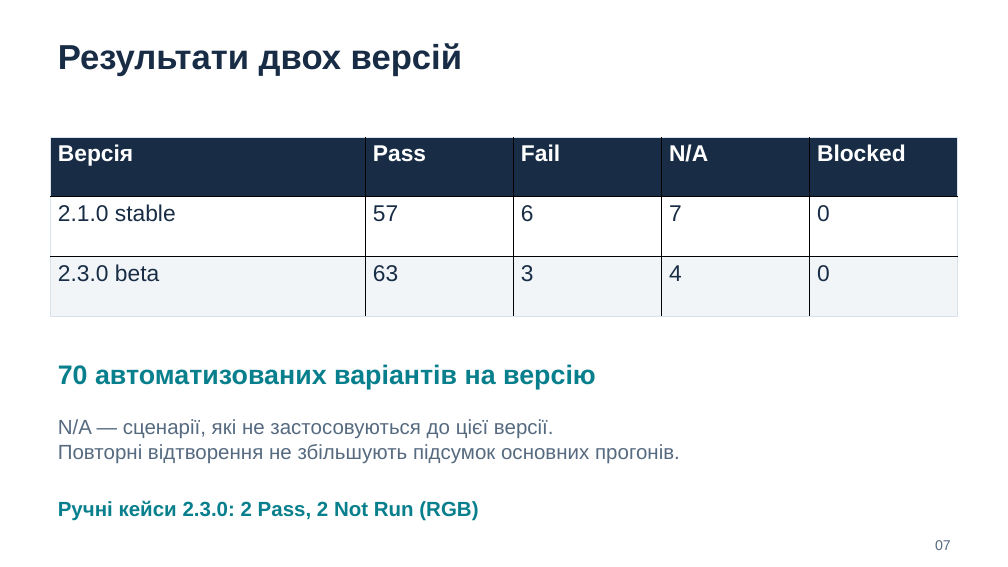
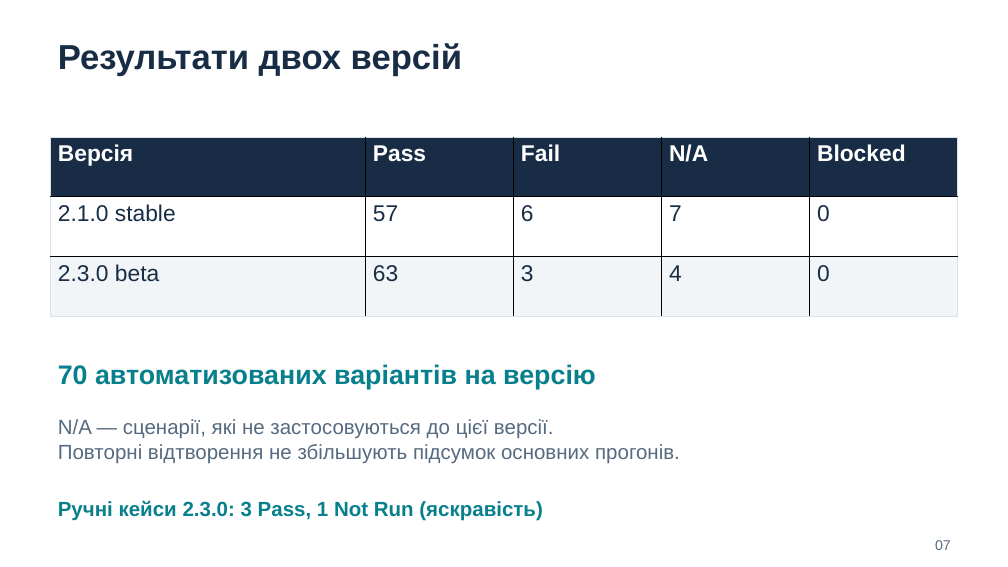
Before and after one commit to rpozniak/sentry-swm2-qa, a slide deck: slide 7 of docs/presentation/SENTRY_SWM2_QA.pptx. Drawn at 1008x567 pixels with LibreOffice and Linux fonts; fonts in the diff are those of the drawing. Boxes give left, top, right and bottom in pixels: in the first picture for what was removed or moved away, otherwise in the second. Text is boxed around its words. In the diff, an @@ line names an element or a change of style, - is before the commit and + after.

```diff
--- a/docs/presentation/SENTRY_SWM2_QA.pptx
+++ b/docs/presentation/SENTRY_SWM2_QA.pptx
@@ text at (x1=58, y1=500, x2=542, y2=521): text changed @@
-Ручні кейси 2.3.0: 2 Pass, 2 Not Run (RGB)
+Ручні кейси 2.3.0: 3 Pass, 1 Not Run (яскравість)
```
Also in this commit, not shown: 2 other slides changed, 9 other files.
